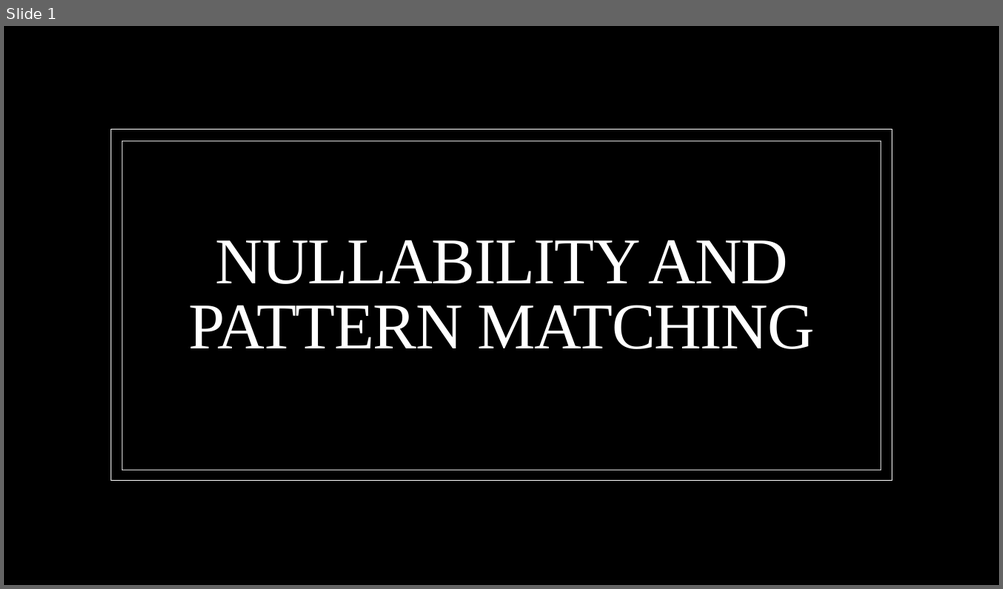
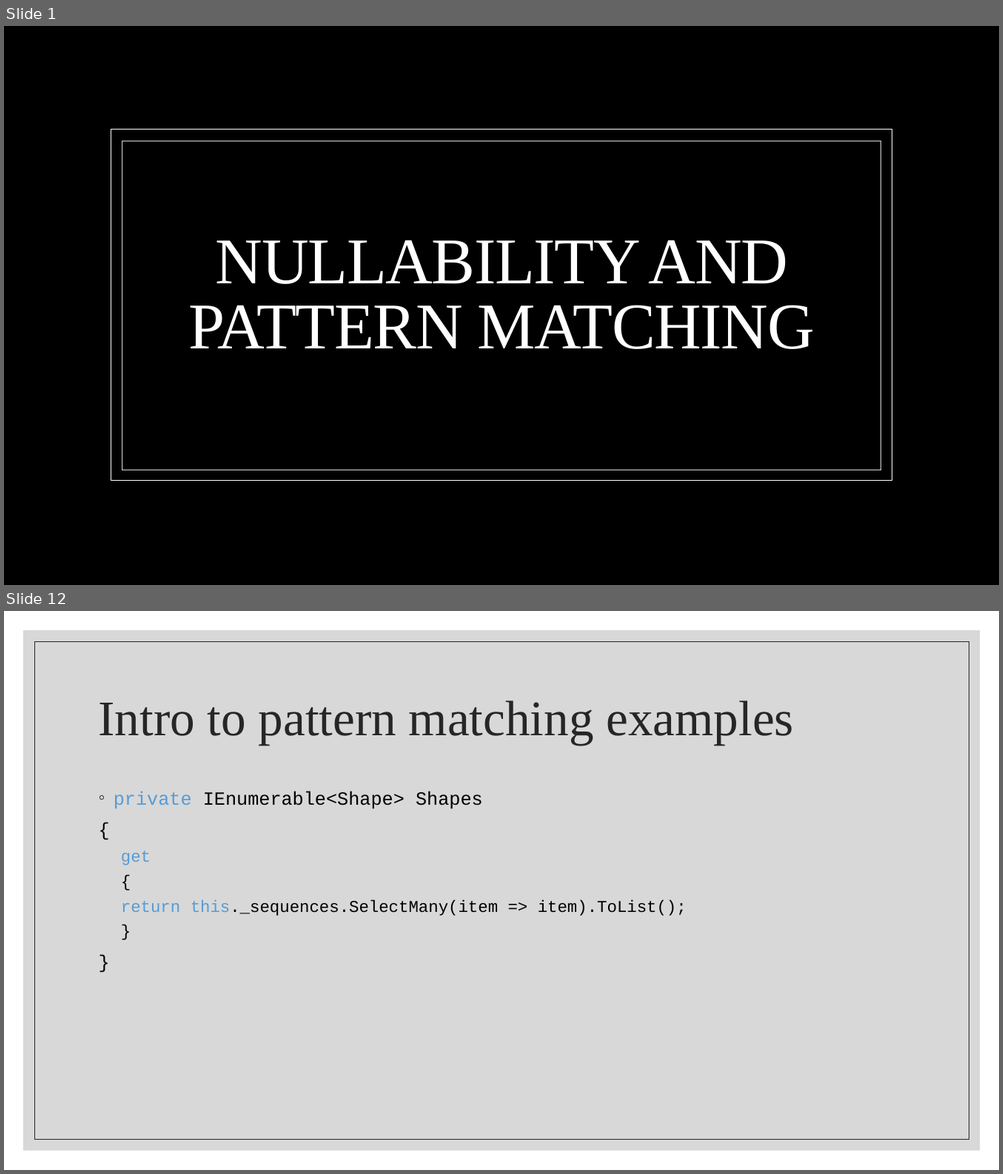
Before and after one commit to BenjaminMichaelis/Lectures, a slide deck: Nullability and Pattern Matching.pptx. Shown one above the other, each under a label of ours: slide 1 before the commit, slides 1 and 12 after it; the slides between them are not shown. The pictures are 1003x589 and 1003x1174 pixels, drawn with LibreOffice and Linux fonts; fonts in the diff are those of the drawing; background and template pictures are left out. Boxes give left, top, right and bottom in pixels: in the first picture for what was removed or moved away, otherwise in the second. Text is boxed around its words. In the diff, an @@ line names an element or a change of style, - is before the commit and + after.

```diff
--- a/Nullability and Pattern Matching.pptx
+++ b/Nullability and Pattern Matching.pptx
@@ slide 12 added at box(4, 611, 999, 1170), background #FFFFFF @@
@@ rectangle added at box(23, 630, 980, 1151), fill #BFBFBF at 60% opacity @@
@@ rectangle added at box(34, 641, 969, 1140), outline #262626 0.5 pt @@
@@ title added at box(99, 701, 794, 744), 48 pt, text #262626 @@
+Intro to pattern matching examples
@@ text added at box(114, 791, 686, 916), 16 pt, text #000000 @@
+◦ private IEnumerable<Shape> Shapes
+{
+  get
+  {
+  return this._sequences.SelectMany(item => item).ToList();
+  }
+}
```
Also in this commit, not shown: 10 other slides added, 1 slide removed, 2 other files.
